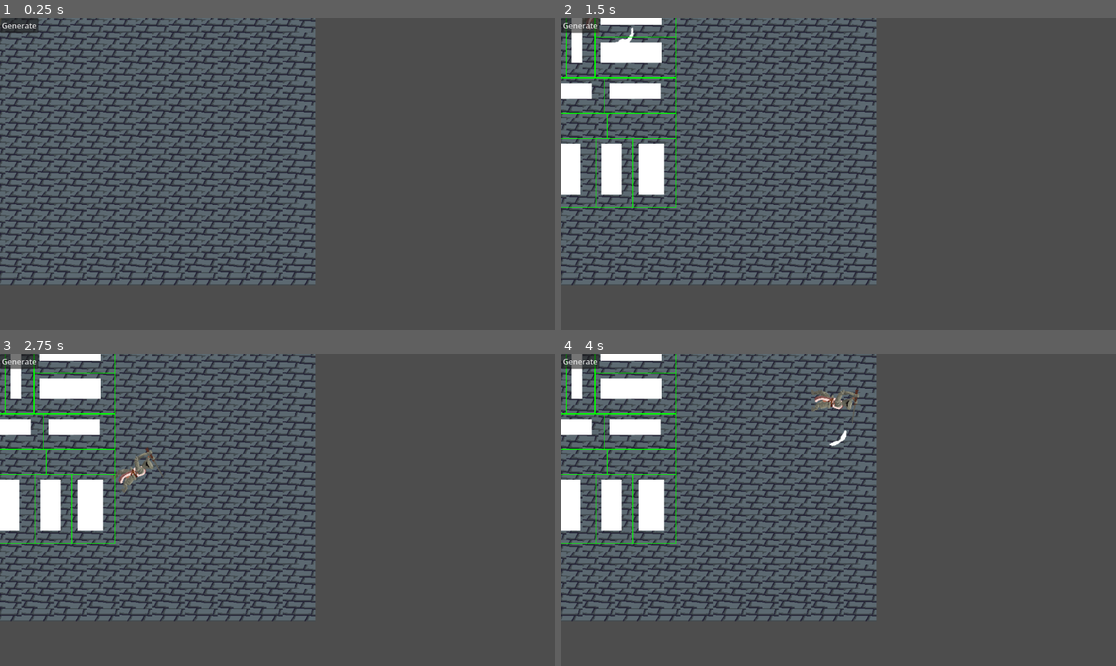
Above: before the commit, frames 1-4 (two rows, left to right).
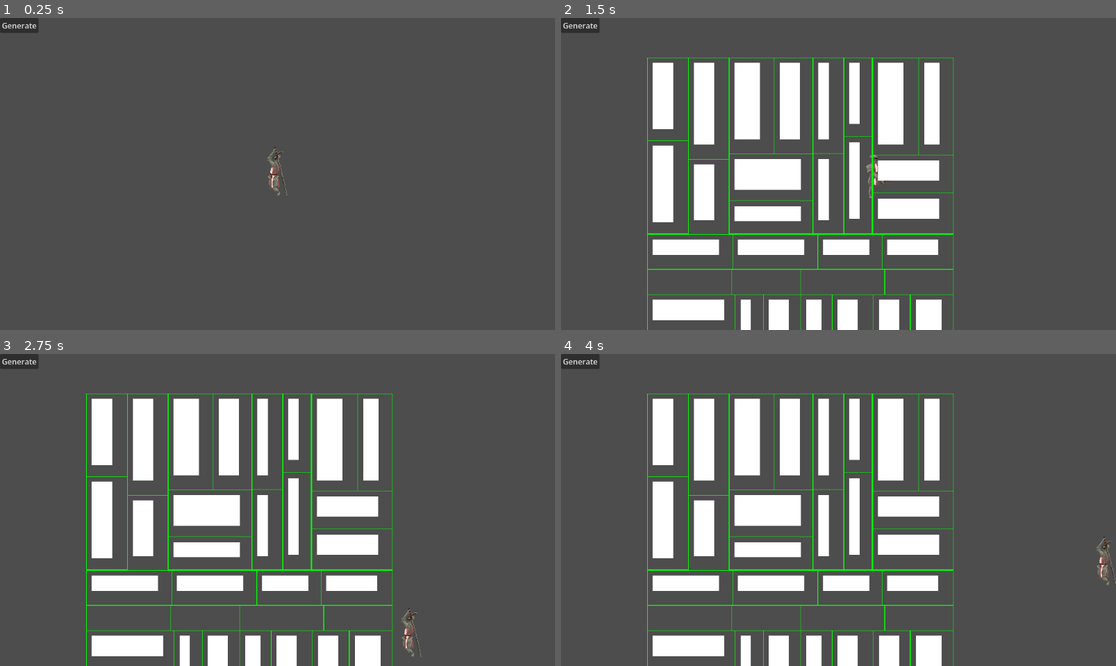
Above: after the commit, the same moments.

Repository: SchnerbJb/Mournival
Game: Godot game, scene res://scenes/main.tscn
Two runs of this game, one before a commit and one after it. Both use one fixed random seed, a clock stepped at 60 frames per second and the inputs below.
Inputs (mouse positions are in pixels of both pictures, inside the frame that each line leads up to):
- Up to frame 1 (0.25 s): no input
- Up to frame 2 (1.5 s): click "Generate" at 0.5 s; tap Enter at 1.25 s; move the mouse to (960, 158) at 1.27 s; press the mouse at (960, 158) at 1.28 s; hold Right (right) from 1.28 s (still down)
- Up to frame 3 (2.75 s): move the mouse to (166, 525) at 2.02 s; release Right (right) at 2.03 s; release the mouse at (166, 525) at 2.03 s; hold Down (down) from 2.03 s (still down); click (166, 525) at 2.1 s
- Up to frame 4 (4 s): move the mouse to (894, 441) at 2.77 s; release Down (down) at 2.78 s; press the mouse at (894, 441) at 2.78 s; hold Right (right) 2.78-3.53 s; move the mouse to (810, 572) at 3.52 s; release the mouse at (810, 572) at 3.53 s; hold Up (up) from 3.53 s (still down); click (810, 572) at 3.6 s

The runs differ from the first frame. In frame 1, 34% of the frame differs, in the area x 0-57%, y 0-86%; in frame 2, 46%; in frame 3, 47%; in frame 4, 47%, in the area x 0-100%, y 0-100%.

Commit message:
Implemented turned sprites

Diff:
--- a/scenes/main.tscn
+++ b/scenes/main.tscn
@@ -25,11 +25,12 @@
 [node name="World" type="Node2D" unique_id=1563526700]
 
 [node name="Level1" type="TileMapLayer" parent="." unique_id=1631962008]
+visible = false
 tile_map_data = PackedByteArray("AAAAAAoAAAABAAAAAAAAAAkAAAABAAAAAAABAAgAAAABAAAAAAABAAcAAAABAAAAAAACAAYAAAABAAAAAAACAA …(9712 unchanged characters)…
 tile_set = SubResource("TileSet_tbgi4")
 
 [node name="Player" parent="." unique_id=1218268725 instance=ExtResource("1_h2yge")]
-position = Vector2(376, 224)
+position = Vector2(376, 225)
 
 [node name="RoomManager" type="Node2D" parent="." unique_id=1637420164]
 script = ExtResource("3_lquwl")
@@ -48,7 +49,6 @@
 
 [node name="Camera2D" type="Camera2D" parent="." unique_id=582433441]
 position = Vector2(374, 228)
-anchor_mode = 0
 zoom = Vector2(1.06, 1.06)
 script = ExtResource("4_jyhfs")
 
--- a/scenes/player.tscn
+++ b/scenes/player.tscn
@@ -2,7 +2,14 @@
 
 [ext_resource type="Script" uid="uid://swsl6a4l1o1s" path="res://scripts/player.gd" id="1_onrkg"]
 [ext_resource type="Texture2D" uid="uid://2scqb2la5tux" path="res://assets/attack_animation.png" id="2_qhqgy"]
-[ext_resource type="Texture2D" uid="uid://bvgqacu07arjj" path="res://assets/knight_sl.png" id="3_qhqgy"]
+[ext_resource type="Texture2D" uid="uid://bvgqacu07arjj" path="res://assets/knight_sprites/knight_sl.png" id="3_qhqgy"]
+[ext_resource type="Texture2D" uid="uid://brxiyrvnr2auh" path="res://assets/knight_sprites/knight_b.png" id="3_y4r1p"]
+[ext_resource type="Texture2D" uid="uid://ba2xks1dya42e" path="res://assets/knight_sprites/knight_b34l.png" id="4_d2wvv"]
+[ext_resource type="Texture2D" uid="uid://e080fjmmbbrj" path="res://assets/knight_sprites/knight_b34r.png" id="5_3v2ag"]
+[ext_resource type="Texture2D" uid="uid://da0prvppxke7o" path="res://assets/knight_sprites/knight_f.png" id="6_jej6c"]
+[ext_resource type="Texture2D" uid="uid://bjjwlrmn61hyf" path="res://assets/knight_sprites/knight_f34l.png" id="7_f1ej7"]
+[ext_resource type="Texture2D" uid="uid://fib2tyfixt4r" path="res://assets/knight_sprites/knight_f34r.png" id="8_oprun"]
+[ext_resource type="Texture2D" uid="uid://clvy5lhjbuwy7" path="res://assets/knight_sprites/knight_sr.png" id="10_a8ls1"]
 
 [sub_resource type="RectangleShape2D" id="RectangleShape2D_1bvp3"]
 size = Vector2(47, 46)
@@ -46,28 +53,83 @@
 "texture": SubResource("AtlasTexture_smehm")
 }],
 "loop": false,
-"name": &"default",
+"name": &"attack",
+"speed": 5.0
+}, {
+"frames": [{
+"duration": 1.0,
+"texture": ExtResource("3_y4r1p")
+}],
+"loop": true,
+"name": &"player_animation_b",
+"speed": 5.0
+}, {
+"frames": [{
+"duration": 1.0,
+"texture": ExtResource("4_d2wvv")
+}],
+"loop": true,
+"name": &"player_animation_b34l",
+"speed": 5.0
+}, {
+"frames": [{
+"duration": 1.0,
+"texture": ExtResource("5_3v2ag")
+}],
+"loop": true,
+"name": &"player_animation_b34r",
+"speed": 5.0
+}, {
+"frames": [{
+"duration": 1.0,
+"texture": ExtResource("6_jej6c")
+}],
+"loop": true,
+"name": &"player_animation_f",
+"speed": 5.0
+}, {
+"frames": [{
+"duration": 1.0,
+"texture": ExtResource("7_f1ej7")
+}],
+"loop": true,
+"name": &"player_animation_f34l",
+"speed": 5.0
+}, {
+"frames": [{
+"duration": 1.0,
+"texture": ExtResource("8_oprun")
+}],
+"loop": true,
+"name": &"player_animation_f34r",
+"speed": 5.0
+}, {
+"frames": [{
+"duration": 1.0,
+"texture": ExtResource("3_qhqgy")
+}],
+"loop": true,
+"name": &"player_animation_sl",
+"speed": 5.0
+}, {
+"frames": [{
+"duration": 1.0,
+"texture": ExtResource("10_a8ls1")
+}],
+"loop": true,
+"name": &"player_animation_sr",
 "speed": 5.0
 }]
 
 [node name="Player" type="CharacterBody2D" unique_id=1218268725]
 motion_mode = 1
 script = ExtResource("1_onrkg")
-metadata/_edit_group_ = true
 
 [node name="PlayerCollisionShape" type="CollisionShape2D" parent="." unique_id=644833293]
 shape = SubResource("RectangleShape2D_1bvp3")
 
-[node name="AnimatedSprite2D" type="AnimatedSprite2D" parent="." unique_id=1868607558]
-visible = false
-position = Vector2(63.500008, 1.4999876)
-scale = Vector2(1.2343751, 1.2343751)
+[node name="PlayerSprite" type="AnimatedSprite2D" parent="." unique_id=1332148133]
+scale = Vector2(0.059, 0.059)
 sprite_frames = SubResource("SpriteFrames_ur7pv")
-frame_progress = 0.8422879
+animation = &"player_animation_b34r"
 speed_scale = 1.5
-
-[node name="PlayerSprite" type="Sprite2D" parent="." unique_id=1511943333]
-scale = Vector2(0.070555545, 0.07055555)
-texture = ExtResource("3_qhqgy")
-
-[connection signal="animation_finished" from="AnimatedSprite2D" to="." method="_on_animated_sprite_2d_animation_finished"]
--- a/scripts/player.gd
+++ b/scripts/player.gd
@@ -1,28 +1,69 @@
 extends CharacterBody2D
 
 var run_speed = 350
-var animation: AnimatedSprite2D
+var animated_sprite: AnimatedSprite2D
+
+enum PlayerDirection {FRONT, BACK, SIDE_LEFT, SIDE_RIGHT, BACK34LEFT, BACK34RIGHT, FRONT34LEFT, FRONT34RIGHT}
 
 func _ready() -> void:
-	animation = get_node("AnimatedSprite2D")
-	animation.visible = false
+	animated_sprite = get_node("PlayerSprite")
+
 
 func get_input() -> void:
-	look_at(get_global_mouse_position())
 	var input_direction = Input.get_vector("left", "right", "up", "down")
 	velocity = input_direction * run_speed
+	var animation_direction: PlayerDirection
+	if input_direction.x > 0:
+		if input_direction.y > 0:
+			animation_direction = PlayerDirection.FRONT34RIGHT
+		elif input_direction.y < 0:
+			animation_direction = PlayerDirection.BACK34RIGHT
+		else:
+			animation_direction = PlayerDirection.SIDE_RIGHT
 
-func _input(event: InputEvent) -> void:
-	if event.is_action_pressed("attack"):
-		attack()
+	elif input_direction.x < 0:
+		if input_direction.y > 0:
+			animation_direction = PlayerDirection.FRONT34LEFT
+		elif input_direction.y < 0:
+			animation_direction = PlayerDirection.BACK34LEFT
+		else:
+			animation_direction = PlayerDirection.SIDE_LEFT
 
-func attack() -> void:
-	animation.visible = true
-	animation.play()
+	else:
+		if input_direction.y > 0:
+			animation_direction = PlayerDirection.FRONT
+		elif input_direction.y > 0:
+			animation_direction = PlayerDirection.BACK
+
+
+	animated_sprite.animation = get_animation_name(animation_direction)
+
+
+func get_animation_name(direction: PlayerDirection) -> StringName:
+	match (direction):
+		PlayerDirection.BACK:
+			return &"player_animation_b"
+		PlayerDirection.FRONT:
+			return &"player_animation_f"
+		PlayerDirection.BACK34LEFT:
+			return &"player_animation_b34l"
+		PlayerDirection.BACK34RIGHT:
+			return &"player_animation_b34r"
+		PlayerDirection.FRONT34LEFT:
+			return &"player_animation_f34l"
+		PlayerDirection.FRONT34RIGHT:
+			return &"player_animation_f34r"
+		PlayerDirection.SIDE_LEFT:
+			return &"player_animation_sl"
+		PlayerDirection.SIDE_RIGHT:
+			return &"player_animation_sr"
+		_:
+			return &"player_animation_f"
+
 
 func _physics_process(_delta) -> void:
 	get_input()
 	move_and_slide()
 
-func _on_animated_sprite_2d_animation_finished() -> void:
-	animation.visible = false
+func _process(_delta: float) -> void:
+	pass
Binary file added: assets/knight_sprites/knight_b.png
Not shown, added: assets/knight_sprites/knight_b.png.import
Binary file added: assets/knight_sprites/knight_b34l.png
Not shown, added: assets/knight_sprites/knight_b34l.png.import
Binary file added: assets/knight_sprites/knight_b34r.png
Not shown, added: assets/knight_sprites/knight_b34r.png.import
Binary file added: assets/knight_sprites/knight_f.png
Not shown, added: assets/knight_sprites/knight_f.png.import
Renamed: assets/knight_sl.png -> assets/knight_sprites/knight_f34l.png
Not shown, added: assets/knight_sprites/knight_f34l.png.import
Binary file added: assets/knight_sprites/knight_f34r.png
Not shown, changed: assets/knight_sprites/knight_f34r.png.import
(and 4 more such lines)
